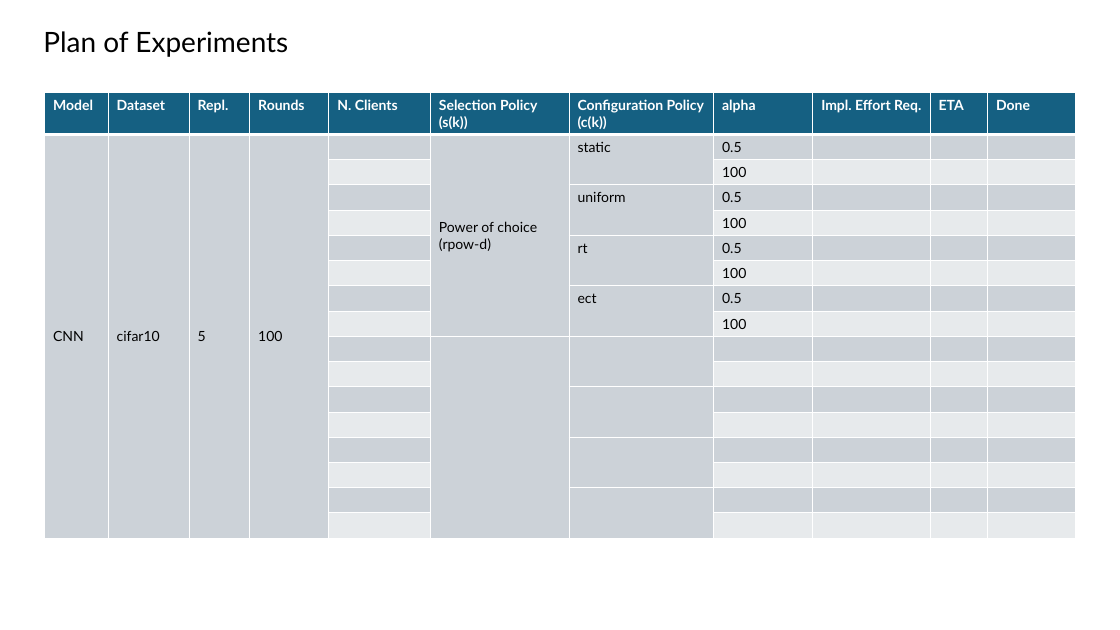
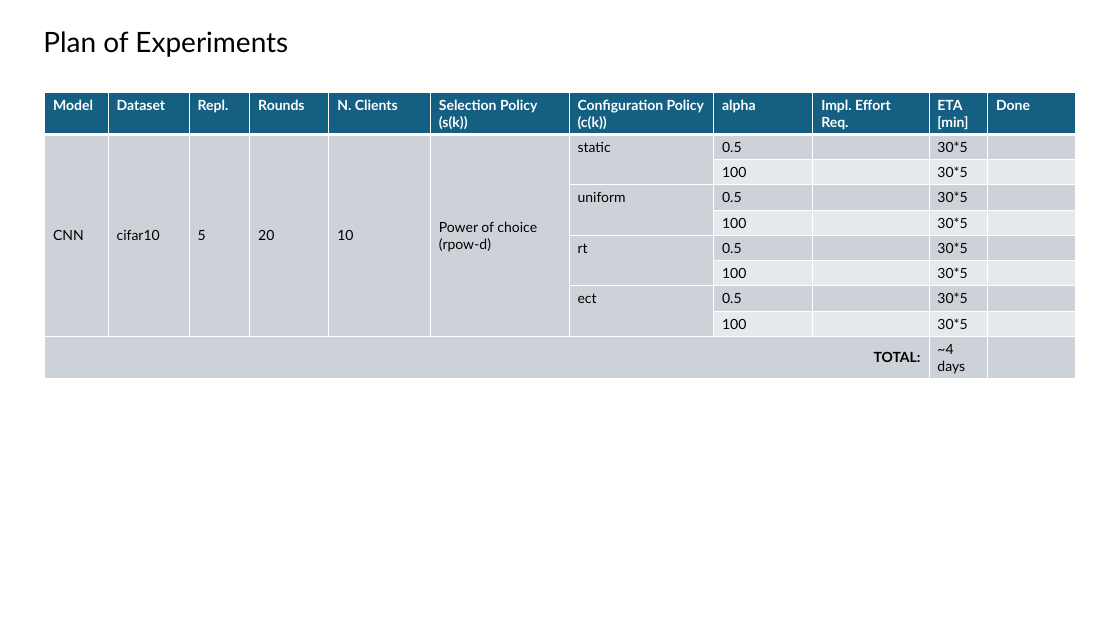
Before and after one commit to FedFlw/NodeSelection, a slide deck: slide 4 of extra_material/exp_plan.pptx. Drawn at 1120x630 pixels with LibreOffice and Linux fonts; fonts in the diff are those of the drawing. Boxes give left, top, right and bottom in pixels: in the first picture for what was removed or moved away, otherwise in the second. Text is boxed around its words. In the diff, an @@ line names an element or a change of style, - is before the commit and + after.

```diff
--- a/extra_material/exp_plan.pptx
+++ b/extra_material/exp_plan.pptx
@@ table at (45,92,1075,378) @@
-row 1: Model | Dataset | Repl. | Rounds | N. Clients | Selection Policy (s(k)) | Configuration Policy (c(k)) | alpha | Impl. Effort Req. | ETA | Done
-row 2: CNN | cifar10 | 5 | 100 |  | Power of choice (rpow-d) | static | 0.5 |  |  | 
-row 3:  |  |  |  |  |  |  | 100 |  |  | 
-row 4:  |  |  |  |  |  | uniform | 0.5 |  |  | 
-row 5:  |  |  |  |  |  |  | 100 |  |  | 
-row 6:  |  |  |  |  |  | rt | 0.5 |  |  | 
-row 7:  |  |  |  |  |  |  | 100 |  |  | 
-row 8:  |  |  |  |  |  | ect | 0.5 |  |  | 
-row 9:  |  |  |  |  |  |  | 100 |  |  | 
-row 10:  |  |  |  |  |  |  |  |  |  | 
-row 11:  |  |  |  |  |  |  |  |  |  | 
-row 12:  |  |  |  |  |  |  |  |  |  | 
-row 13:  |  |  |  |  |  |  |  |  |  | 
-row 14:  |  |  |  |  |  |  |  |  |  | 
-row 15:  |  |  |  |  |  |  |  |  |  | 
-row 16:  |  |  |  |  |  |  |  |  |  | 
-row 17:  |  |  |  |  |  |  |  |  |  | 
+row 1: Model | Dataset | Repl. | Rounds | N. Clients | Selection Policy (s(k)) | Configuration Policy (c(k)) | alpha | Impl. Effort Req. | ETA [min] | Done
+row 2: CNN | cifar10 | 5 | 20 | 10 | Power of choice (rpow-d) | static | 0.5 |  | 30*5 | 
+row 3:  |  |  |  |  |  |  | 100 |  | 30*5 | 
+row 4:  |  |  |  |  |  | uniform | 0.5 |  | 30*5 | 
+row 5:  |  |  |  |  |  |  | 100 |  | 30*5 | 
+row 6:  |  |  |  |  |  | rt | 0.5 |  | 30*5 | 
+row 7:  |  |  |  |  |  |  | 100 |  | 30*5 | 
+row 8:  |  |  |  |  |  | ect | 0.5 |  | 30*5 | 
+row 9:  |  |  |  |  |  |  | 100 |  | 30*5 | 
+row 10: TOTAL: |  |  |  |  |  |  |  |  | ~4 days | 
```
Also in this commit, not shown: 3 other slides changed.
